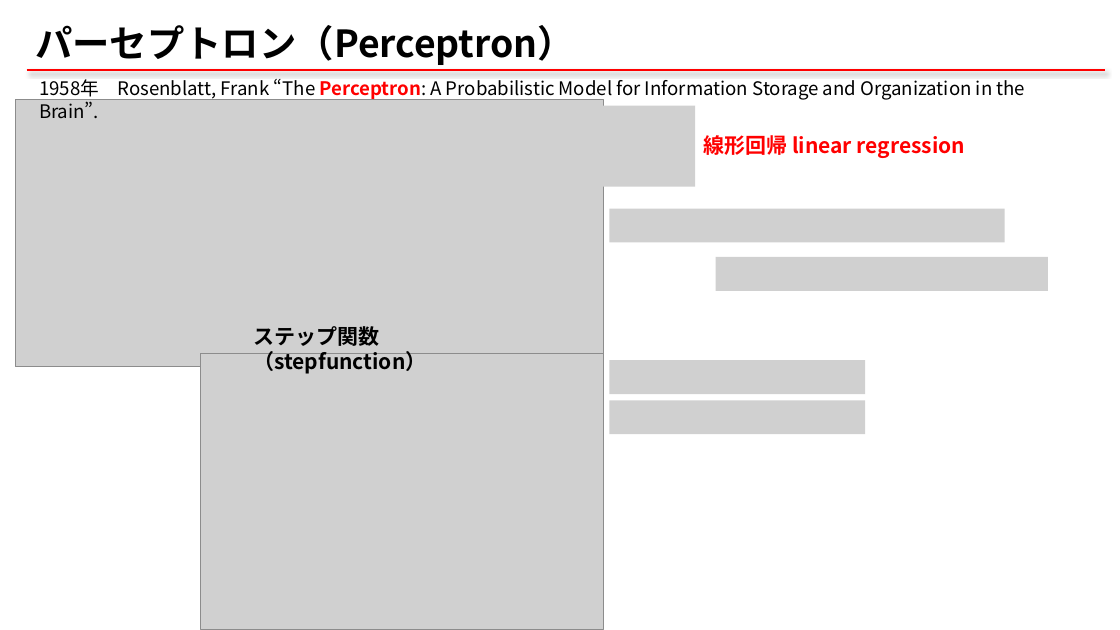
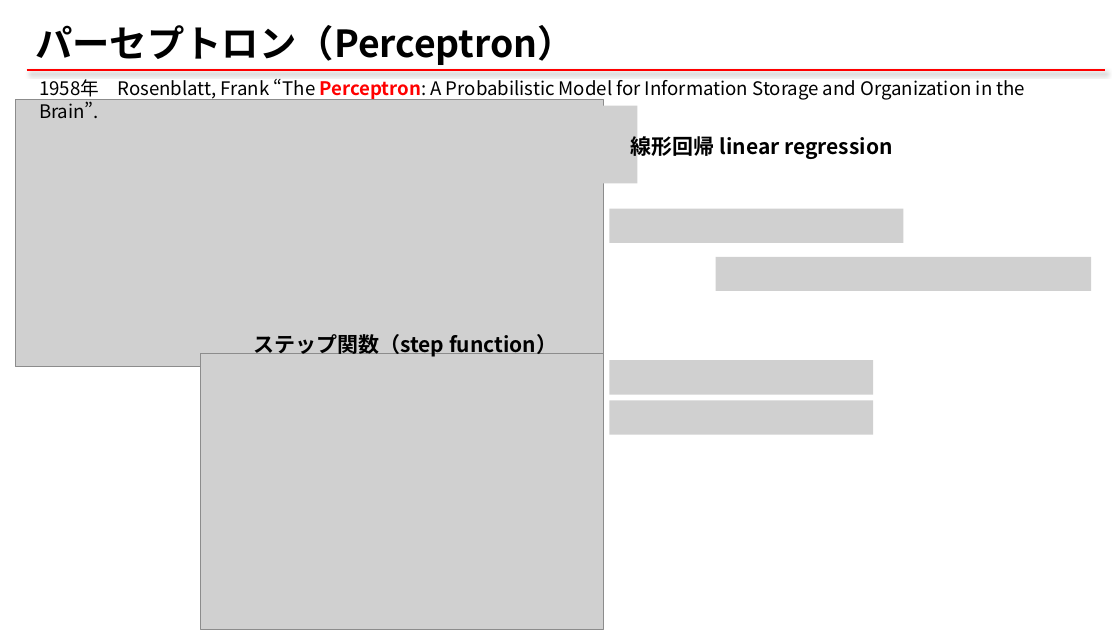
Before and after one commit to qqinxl2015/machine-learning-basic, a slide deck: slide 5 of _ML_01_NN.pptx. Drawn at 1120x630 pixels with LibreOffice and Linux fonts; fonts in the diff are those of the drawing; grey boxes stand for pictures. Boxes give left, top, right and bottom in pixels: in the first picture for what was removed or moved away, otherwise in the second. Text is boxed around its words. In the diff, an @@ line names an element or a change of style, - is before the commit and + after.

```diff
--- a/_ML_01_NN.pptx
+++ b/_ML_01_NN.pptx
@@ picture: place and size @@
-picture at (281,106,696,187)
+picture at (281,106,638,184)
@@ text "線形回帰 linear regression": place and size @@
-text "線形回帰 linear regression" at (703,133,965,159)
+text "線形回帰 linear regression" at (631,133,892,159)
@@ text "線形回帰 linear regression" at (631,133,892,159): text colour #FF0000 to #000000 @@
@@ picture: place and size @@
-picture at (609,208,1005,242)
+picture at (609,208,903,243)
@@ picture: place and size @@
-picture at (716,257,1049,291)
+picture at (716,257,1091,291)
@@ text at (253,334,557,357): spaces changed @@
-ステップ関数（stepfunction）
+ステップ関数（step function）
@@ picture: place and size @@
-picture at (609,360,865,394)
+picture at (609,360,873,395)
@@ picture: place and size @@
-picture at (609,401,865,434)
+picture at (609,401,873,435)
```
Also in this commit, not shown: 15 other slides changed, 4 slides added, 5 slides removed, 2 other files.
